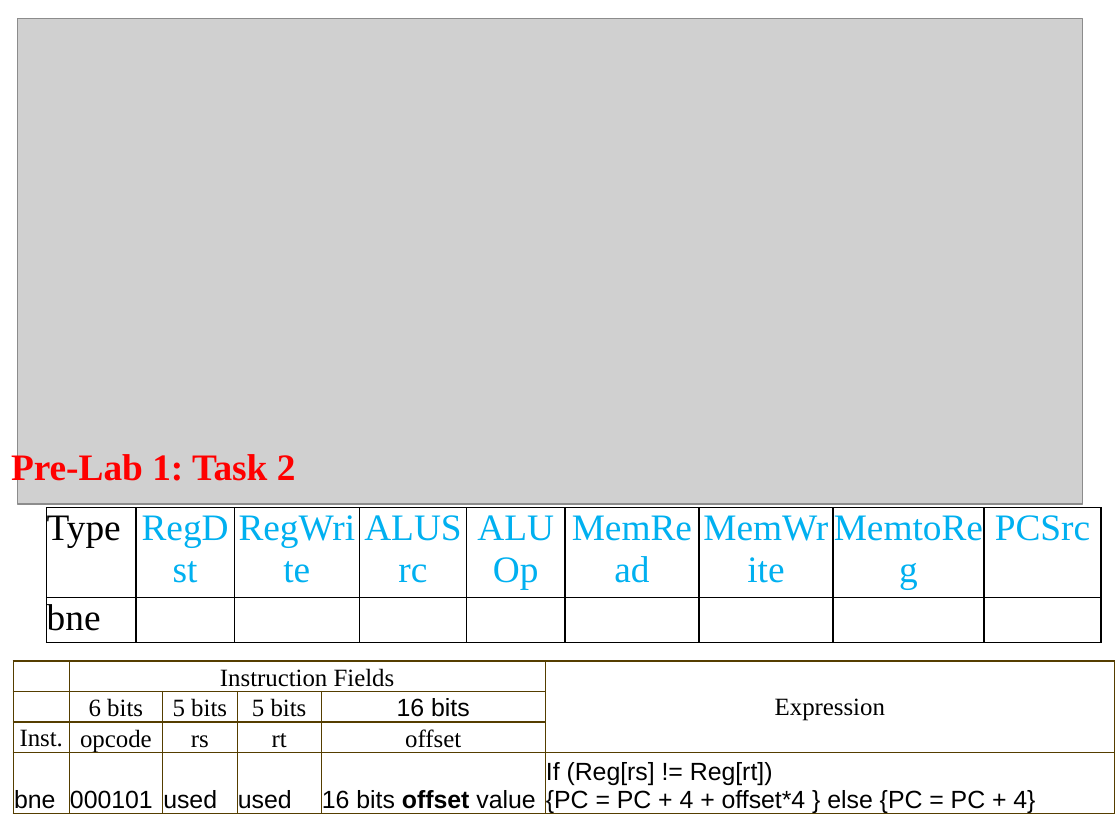
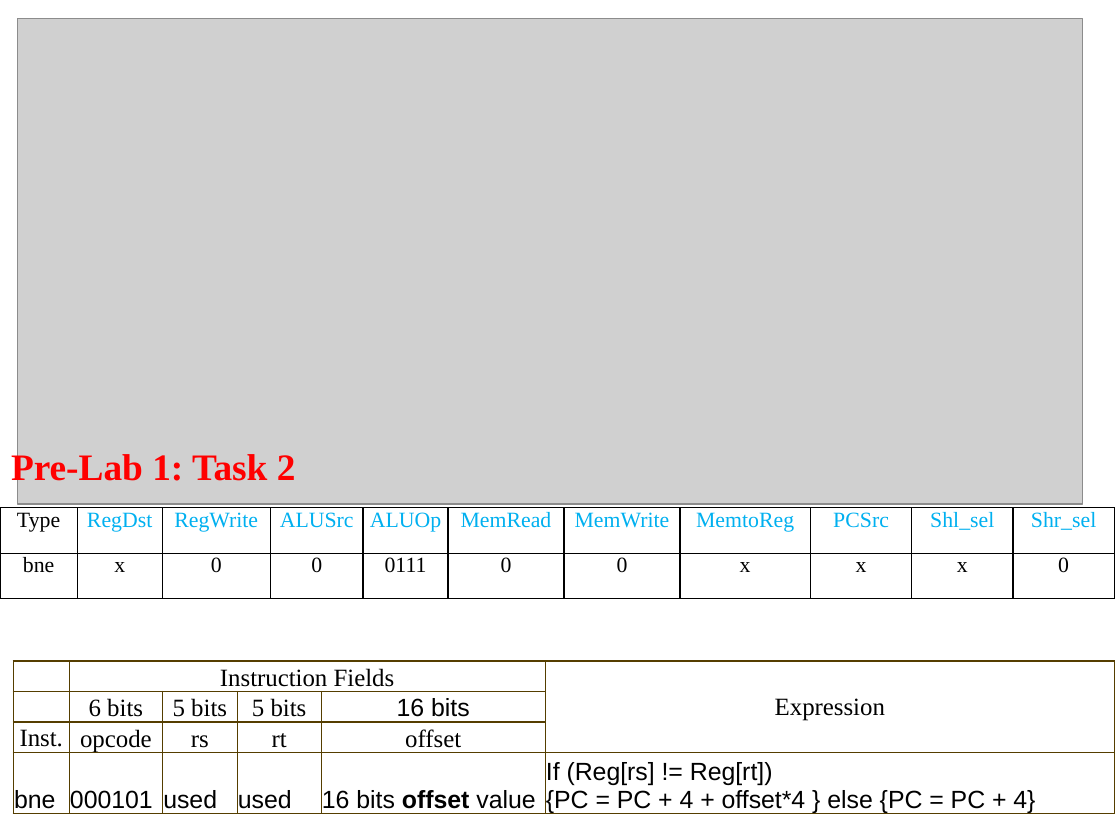
Before and after one commit to ShengruiZhang/DigLogic, a slide deck: slide 7 of lab_5/p2/single_cycle_datapath_Task2.pptx. Drawn at 1120x840 pixels with LibreOffice and Linux fonts; fonts in the diff are those of the drawing; grey boxes stand for pictures. Boxes give left, top, right and bottom in pixels: in the first picture for what was removed or moved away, otherwise in the second. Text is boxed around its words. In the diff, an @@ line names an element or a change of style, - is before the commit and + after.

```diff
--- a/lab_5/p2/single_cycle_datapath_Task2.pptx
+++ b/lab_5/p2/single_cycle_datapath_Task2.pptx
@@ table at <box>0,507,1116,598</box> @@
-column 2: RegDst | 
-column 3: RegWrite | 
-column 4: ALUSrc | 
-column 5: ALUOp | 
-column 6: MemRead | 
-column 7: MemWrite | 
-column 8: MemtoReg | 
-column 9: PCSrc | 
+column 2: RegDst | x
+column 3: RegWrite | 0
+column 4: ALUSrc | 0
+column 5: ALUOp | 0111
+column 6: MemRead | 0
+column 7: MemWrite | 0
+column 8: MemtoReg | x
+column 9: PCSrc | x
+column 10: Shl_sel | x
+column 11: Shr_sel | 0
@@ table: place and size @@
-table at <box>47,507,1104,635</box>
+table at <box>0,507,1116,598</box>
```
Also in this commit, not shown: 2 other slides changed, 19 other files.
